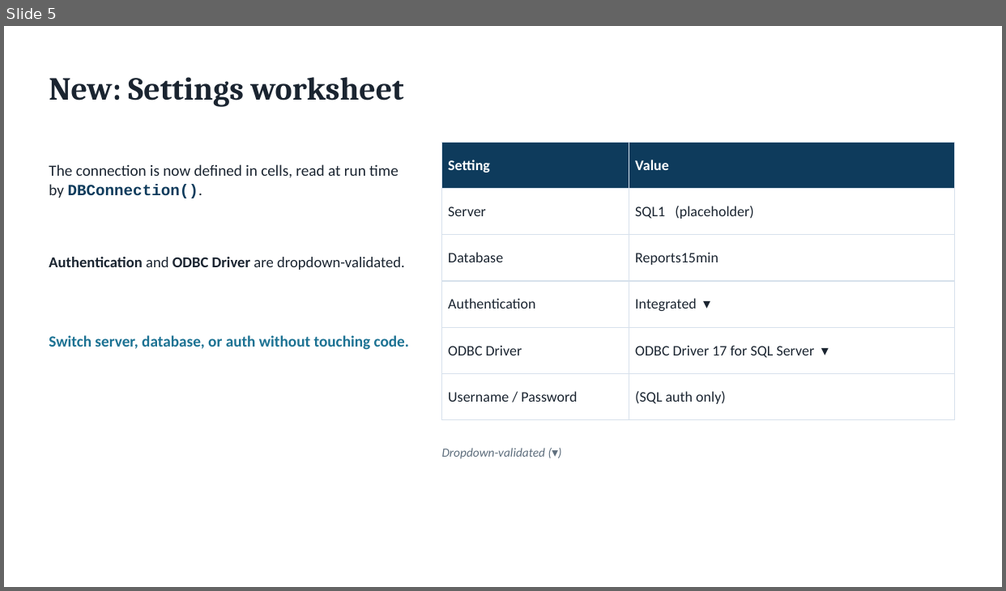
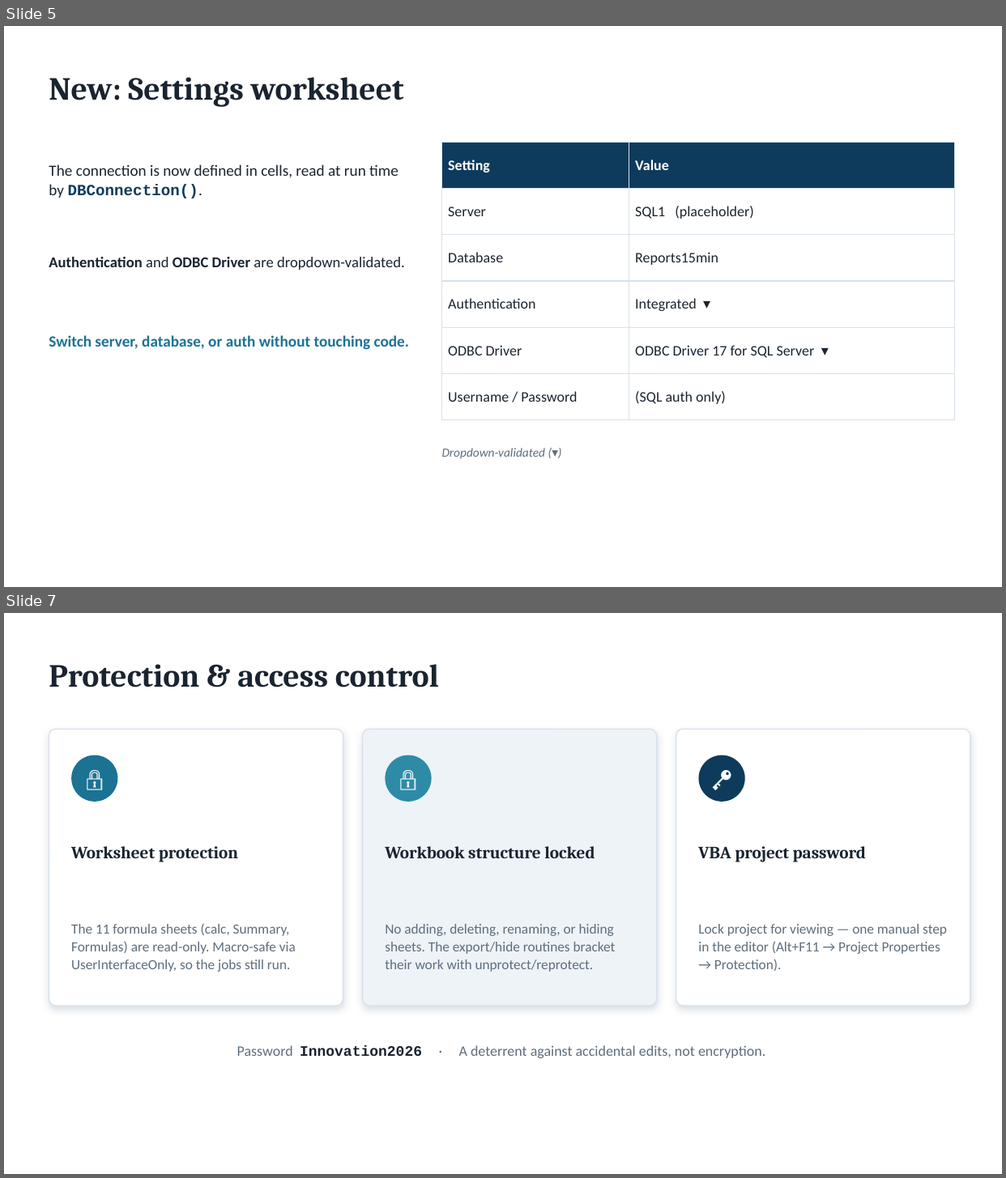
Before and after one commit to peter-computing/ITC-Reporting, a slide deck: EHS-HRVOC/slides/EmissionsCalculations_Functional_Changes.pptx. Shown one above the other, each under a label of ours: slide 5 before the commit, slides 5 and 7 after it; the slides between them are not shown. The pictures are 1006x591 and 1006x1178 pixels, drawn with LibreOffice and Linux fonts; fonts in the diff are those of the drawing. Boxes give left, top, right and bottom in pixels: in the first picture for what was removed or moved away, otherwise in the second. Text is boxed around its words. In the diff, an @@ line names an element or a change of style, - is before the commit and + after.

```diff
--- a/EHS-HRVOC/slides/EmissionsCalculations_Functional_Changes.pptx
+++ b/EHS-HRVOC/slides/EmissionsCalculations_Functional_Changes.pptx
@@ slide 7 added at box(4, 613, 1002, 1174), background #FFFFFF @@
@@ text added at box(49, 664, 439, 688), 31 pt, text #1A2430, bold @@
+Protection & access control
@@ rounded rectangle added at box(49, 729, 343, 1006), fill #FFFFFF, outline #D7E1EC 1 pt @@
@@ rounded rectangle added at box(363, 729, 657, 1006), fill #EEF3F8, outline #D7E1EC 1 pt @@
@@ rounded rectangle added at box(676, 729, 970, 1006), fill #FFFFFF, outline #D7E1EC 1 pt @@
@@ ellipse added at box(71, 756, 117, 802), fill #1C7293 @@
@@ text added at box(71, 756, 117, 802), 21 pt, text #FFFFFF, bold @@
+🔒
@@ ellipse added at box(385, 756, 432, 802), fill #2E8BA6 @@
@@ text added at box(385, 756, 432, 802), 21 pt, text #FFFFFF, bold @@
+🔒
@@ ellipse added at box(699, 756, 745, 802), fill #0E3B5C @@
@@ text added at box(699, 756, 745, 802), 21 pt, text #FFFFFF, bold @@
+🔑
@@ text added at box(71, 846, 238, 862), 16.5 pt, text #1A2430, bold @@
+Worksheet protection
@@ text added at box(385, 846, 594, 858), 16.5 pt, text #1A2430, bold @@
+Workbook structure locked
@@ text added at box(698, 846, 866, 862), 16.5 pt, text #1A2430, bold @@
+VBA project password
@@ text added at box(71, 923, 296, 972), 13.5 pt, text #5E6E7D @@
+The 11 formula sheets (calc, Summary, Formulas) are read-only. Macro-safe via UserInterfaceOnly, so the jobs still run.
@@ text added at box(385, 924, 616, 972), 13.5 pt, text #5E6E7D @@
+No adding, deleting, renaming, or hiding sheets. The export/hide routines bracket their work with unprotect/reprotect.
@@ text added at box(698, 924, 947, 971), 13.5 pt, text #5E6E7D @@
+Lock project for viewing — one manual step in the editor (Alt+F11 → Project Properties → Protection).
@@ text added at box(237, 1046, 765, 1059), 14 pt, text #5E6E7D @@
+Password Innovation2026 · A deterrent against accidental edits, not encryption.
```
Also in this commit, not shown: 5 slides changed, 2 other slides added, 1 slide removed, 1 other file.
